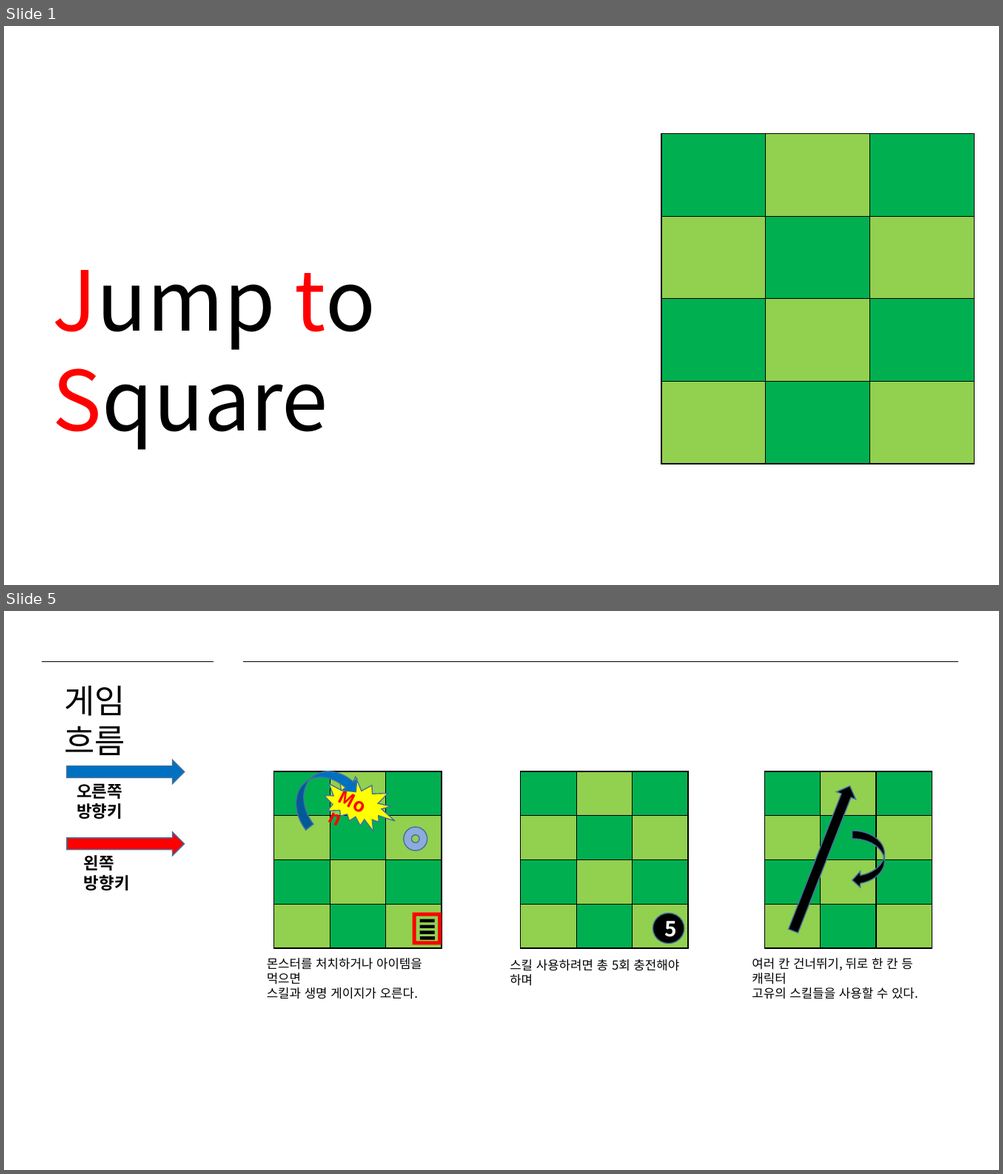
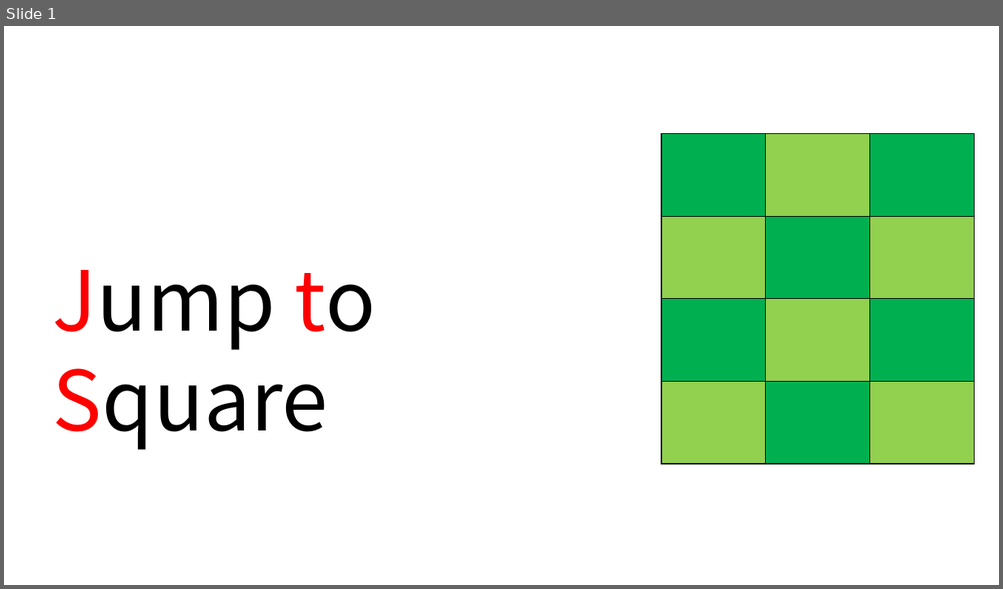
Before and after one commit to ssunine21/2DGP_2015180050, a slide deck: 2차발표자료.pptx. Shown one above the other, each under a label of ours: slides 1 and 5 before the commit, slide 1 after it; the slides between them are not shown. The pictures are 1003x1174 and 1003x589 pixels, drawn with LibreOffice and Linux fonts; fonts in the diff are those of the drawing. Boxes give left, top, right and bottom in pixels: in the first picture for what was removed or moved away, otherwise in the second. Text is boxed around its words. In the diff, an @@ line names an element or a change of style, - is before the commit and + after.

```diff
--- a/2차발표자료.pptx
+++ b/2차발표자료.pptx
@@ slide 5 removed at [4, 611, 999, 1170], background #FFFFFF @@
@@ line removed from (41, 662) to (213, 662) @@
@@ line removed from (244, 662) to (959, 662) @@
@@ text removed at [64, 686, 125, 755] @@
-게임 흐름
@@ right arrow removed at [67, 760, 184, 784] @@
@@ curved down arrow removed at [283, 755, 364, 830] @@
@@ irregular seal removed at [315, 760, 406, 849] @@
@@ text removed at [77, 783, 122, 819] @@
-오른쪽 방향키
@@ table removed at [274, 772, 442, 948], 4 rows, 3 columns @@
- |  | 
- |  | 
- |  | 
- |  | 
@@ text removed at [327, 777, 389, 829] @@
-Mon
@@ table removed at [521, 772, 688, 948], 4 rows, 3 columns @@
- |  | 
- |  | 
- |  | 
- |  | 
@@ table removed at [764, 772, 932, 948], 4 rows, 3 columns @@
- |  | 
- |  | 
- |  | 
- |  | 
@@ right arrow removed at [783, 782, 859, 935] @@
@@ right arrow removed at [67, 832, 184, 857] @@
@@ donut removed at [403, 827, 427, 851] @@
@@ curved down arrow removed at [852, 831, 885, 889] @@
@@ text removed at [84, 855, 130, 891] @@
-왼쪽 방향키
@@ frame removed at [412, 913, 441, 945] @@
@@ group removed at [420, 920, 435, 940]: 4 rectangles @@
@@ ellipse removed at [652, 913, 684, 944] @@
-5
@@ text removed at [267, 958, 422, 999] @@
-몬스터를 처치하거나 아이템을 먹으면
-스킬과 생명 게이지가 오른다.
@@ text removed at [509, 960, 679, 986] @@
-스킬 사용하려면 총 5회 충전해야 하며
@@ text removed at [751, 958, 918, 999] @@
-여러 칸 건너뛰기, 뒤로 한 칸 등 캐릭터
-고유의 스킬들을 사용할 수 있다.
```
Also in this commit, not shown: 3 slides changed, 2 slides added, 3 other slides removed, 49 other files.
